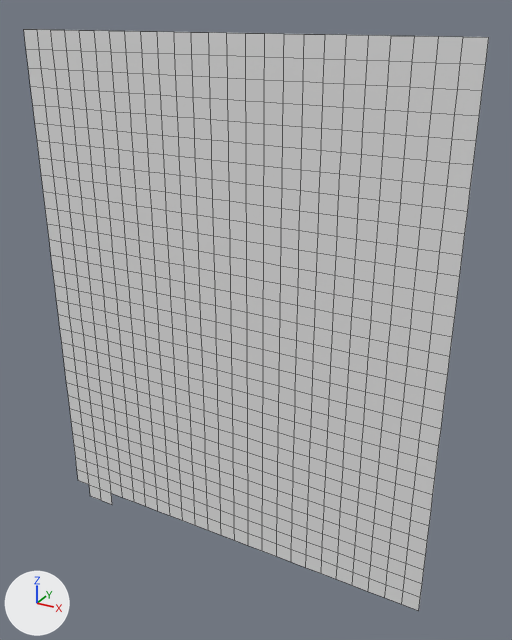
The OBJ model Assets/Tiled2Unity/Meshes/1-1_FineArtClassRoom.obj as it was, and as the next commit left it.
Both versions are drawn from a camera (50 mm lens) standing at (6.5, -30.8, 1.0) and looking at (-11.1, 1.1, -14.9). Arrows for +X, +Y and +Z are at lower left; the lights stay in place. Mesh edges are drawn as thin lines. Where no turn or scale is listed for an object, it has been applied to the vertices.

In view in the first picture: '1-1_FineArtClassRoom'.
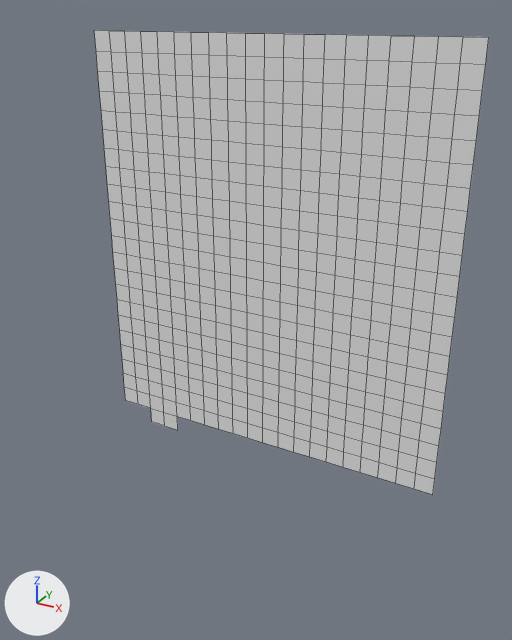
What changed in the scene script:
```text
Change me_1_1_fineartclassroom:
    used by ob_1_1_fineartclassroom; location = (0.0, 0.0, 0.0)
    remove me_1_1_fineartclassroom.from_pydata(...)  # 809 vertices, 752 faces; spans x -25.0..0.0, y 0.0, z -31.0..0.0
    add me_1_1_fineartclassroom.from_pydata(...)  # 486 vertices, 442 faces; spans x -20.0..0.0, y 0.0, z -23.0..0.0
    me_1_1_fineartclassroom part 1: 323 vertices removed from x -25.0..0.0, y 0.0, z -31.0..0.0
```

Boxes (x1, y1, x2, y2) around the edits, measured in the pictures (512 x 640 px):
'1-1_FineArtClassRoom', reshaped (15% narrower, 20% shorter)
    before: (24, 29, 489, 611)
    after: (94, 30, 489, 494)
part 1 of me_1_1_fineartclassroom, deleted
    before: (24, 29, 433, 611)
